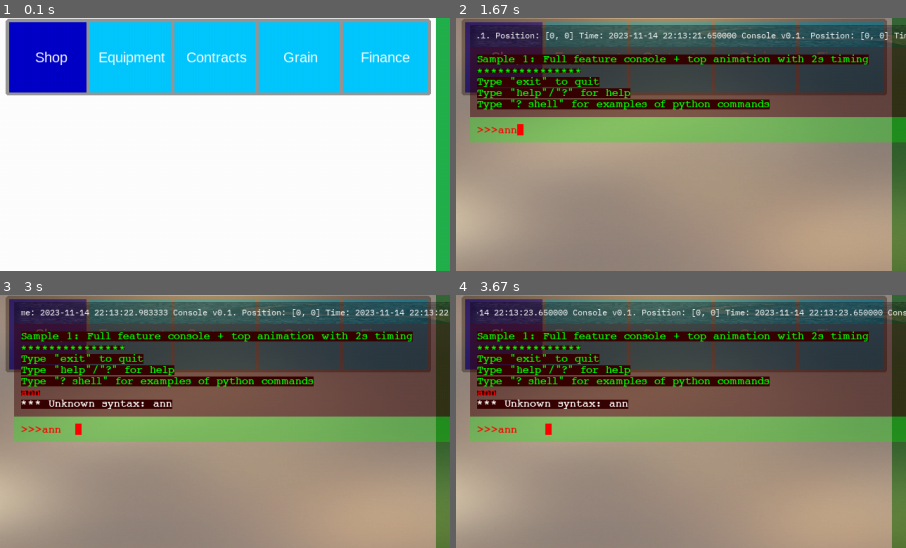
Above: before the commit, frames 1-4 (two rows, left to right).
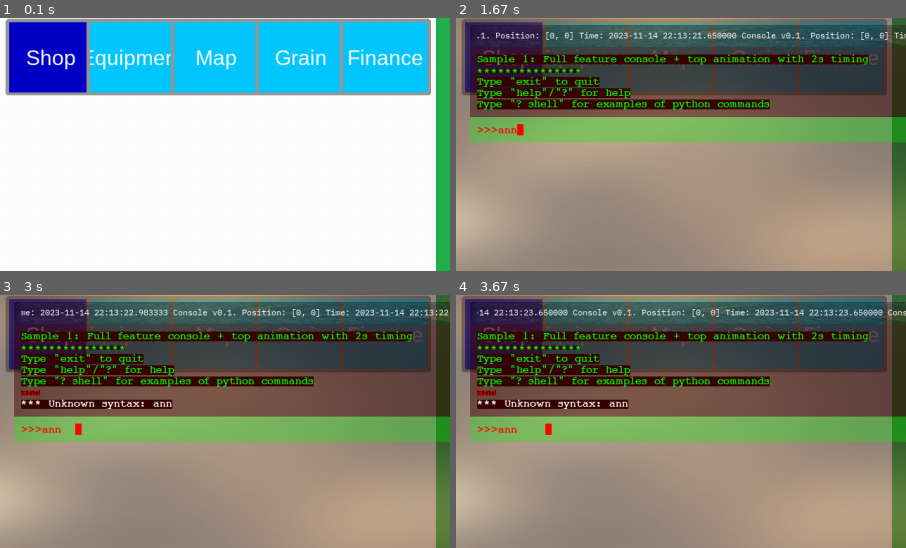
Above: after the commit, the same moments.

Repository: CaptainDeathead/Farm-CEO-ng
Game: pygame game, started from game/main.py
The game is run twice, just before and just after one commit, with the same random seed, the same clock (stepped at 60 frames per second) and the same inputs.
Inputs (mouse positions are % of the whole screen's width and height, from its top left):
- Up to frame 1 (0.1 s): no input
- Up to frame 2 (1.67 s): click (24, 8) at 0.38 s; click (6, 8) at 0.72 s; tap F1 at 1 s; type "ann" at 1.33 s
- Up to frame 3 (3 s): tap Enter at 1.67 s; hold Right 1.88-2.35 s; hold Up 2.43-2.73 s; tap Space at 2.5, 2.83 s; hold Right from 2.77 s (still down)
- Up to frame 4 (3.67 s): tap Space at 3.13, 3.33, 3.63 s; release Right at 3.23 s; hold Left from 3.27 s (still down)
The pictures show only the part of the screen within x 0-50%, y 0-50%; the shares and areas given below are measured in that part.

The runs differ from the first frame. In frame 1, 2.4% of the frame differs, in the area x 6-94%, y 12-21%; in frame 2, 0.3%; in frame 3, 0.3%; in frame 4, 0.3%.

Commit message:
map panning

Diff:
--- a/game/UI/navbar.py
+++ b/game/UI/navbar.py
@@ -17,11 +17,11 @@
 
         self.rendered_surface: pg.Surface = pg.Surface((rect.w, rect.h))
 
-        self.buttons: List[Button] = [Button(self.rendered_surface, 13, 6, 120, 100, (0, 200, 255), (0, 0, 200), (255, 255, 255), "Shop", 20, (0, 0, 0, 0), 0, 0, True),
-                                      Button(self.rendered_surface, 128, 6, 120, 100, (0, 200, 255), (0, 0, 200), (255, 255, 255), "Equipment", 20, (0, 0, 0, 0), 0, 0, True),
-                                      Button(self.rendered_surface, 248, 6, 120, 100, (0, 200, 255), (0, 0, 200), (255, 255, 255), "Contracts", 20, (0, 0, 0, 0), 0, 0, True),
-                                      Button(self.rendered_surface, 368, 6, 120, 100, (0, 200, 255), (0, 0, 200), (255, 255, 255), "Grain", 20, (0, 0, 0, 0), 0, 0, True),
-                                      Button(self.rendered_surface, 488, 6, 120, 100, (0, 200, 255), (0, 0, 200), (255, 255, 255), "Finance", 20, (0, 0, 0, 0), 0, 0, True)]
+        self.buttons: List[Button] = [Button(self.rendered_surface, 13, 6, 120, 100, (0, 200, 255), (0, 0, 200), (255, 255, 255), "Shop", 30, (0, 0, 0, 0), 0, 0, True),
+                                      Button(self.rendered_surface, 128, 6, 120, 100, (0, 200, 255), (0, 0, 200), (255, 255, 255), "Equipment", 30, (0, 0, 0, 0), 0, 0, True),
+                                      Button(self.rendered_surface, 248, 6, 120, 100, (0, 200, 255), (0, 0, 200), (255, 255, 255), "Map", 30, (0, 0, 0, 0), 0, 0, True),
+                                      Button(self.rendered_surface, 368, 6, 120, 100, (0, 200, 255), (0, 0, 200), (255, 255, 255), "Grain", 30, (0, 0, 0, 0), 0, 0, True),
+                                      Button(self.rendered_surface, 488, 6, 120, 100, (0, 200, 255), (0, 0, 200), (255, 255, 255), "Finance", 30, (0, 0, 0, 0), 0, 0, True)]
 
         self.selected_button: int = 0
         self.just_rebuilt: bool = False
--- a/game/data.py
+++ b/game/data.py
@@ -10,5 +10,12 @@
 
 # ---------- CONFIG ----------
 BUILD: bool = False
-SUPPORTED_PLATFORMS: Tuple[str] = ("android_x86_64", "android_v7a", "android_v8a", "Linux", "Windows")
-PLATFORM: str = "android_v8a"
+SUPPORTED_PLATFORMS: Tuple[str] = ("android_x86_64", "android_v7a", "arm64-v8a", "Linux", "Windows")
+PLATFORM: str = "arm64-v8a"
+BUILD_TYPE: str = "Devlopment"
+CONSOLE_BUILD: bool = True
+
+# ---------- ABOUT ----------
+GAME_NAME: str = "Farm CEO"
+GAME_VERSION: str = "0.1.0"
+CONTRIBUTORS: Tuple[str] = ("Slotho101", "TobyHall633", "Sean", "Yesn't", "Rascam")
--- a/game/events.py
+++ b/game/events.py
@@ -6,6 +6,7 @@
     def __init__(self) -> None:
         self.mouse_just_pressed: bool = False
         self.mouse_pos: Tuple[int, int] = pg.mouse.get_pos()
+        self.zoom_change: float = 0.0
 
     def process_events(self, events: List[pg.event.Event]) -> None:
         if self.mouse_just_pressed: self.mouse_just_pressed = False
@@ -19,3 +20,6 @@
 
             elif event.type == pg.MOUSEBUTTONDOWN:
                 if event.button == 1: self.mouse_just_pressed = True
+
+            elif event.type == pg.MOUSEWHEEL:
+                self.zoom_change = event.y
--- a/game/farm_ceo.py
+++ b/game/farm_ceo.py
@@ -13,25 +13,38 @@
 logging.basicConfig(level=logging.NOTSET)
 
 class Map:
-    def __init__(self, screen: pg.Surface, surface: pg.Surface) -> None:
+    def __init__(self, screen: pg.Surface, surface: pg.Surface, events: Events) -> None:
         self.screen: pg.Surface = screen
 
         self.SCREEN_WIDTH: int = self.screen.get_width()
         self.SCREEN_HEIGHT: int = self.screen.get_height()
 
-        self.surface: pg.Surface = surface
+        self.events: Events = events
+        self.original_surface: pg.Surface = surface
+        self.surface: pg.Surface = self.original_surface
         self.rect = self.surface.get_rect()
+        self.zoom: float = 1.0
+
         self._fit_image()
 
         self.x: int = PANEL_WIDTH
         self.y: int = 0
 
     def _fit_image(self) -> None:
-        scale = (self.SCREEN_WIDTH - PANEL_WIDTH) / self.rect.w
-        self.surface = pg.transform.scale(self.surface, (self.rect.w * scale, self.rect.h * scale))
+        scale = (self.SCREEN_WIDTH - PANEL_WIDTH) / self.rect.w * self.zoom
+        self.surface = pg.transform.scale(self.original_surface, (self.rect.w * scale, self.rect.h * scale))
         self.rect = self.surface.get_rect()
 
     def render(self) -> None:
+        if self.events.zoom_change != (0, 0):
+            factor = self.zoom / 1.0
+
+            self.zoom += self.events.zoom_change * factor / 30
+            self.zoom = min(max(1.0, self.zoom), 3.0)
+
+            self.events.zoom_change = 0.0
+            self._fit_image()
+
         self.screen.blit(self.surface, (self.x, self.y))
 
 class FarmCEO:
@@ -46,7 +59,7 @@
         self.clock: pg.time.Clock = clock
         self.events: Events = events
 
-        self.map: Map = Map(self.screen, self.RESOURCE_MANAGER.load_image("map.png", (self.WIDTH, self.HEIGHT))) # map estimated to be almost screen size
+        self.map: Map = Map(self.screen, self.RESOURCE_MANAGER.load_image("map.png", (self.WIDTH, self.HEIGHT)), self.events) # map estimated to be almost screen size
 
         self.panel: Panel = Panel(self.screen, events)
 
--- a/game/main.py
+++ b/game/main.py
@@ -3,14 +3,22 @@
 from events import Events
 from farm_ceo import FarmCEO
 
-from console import PygameConsole
+from data import *
+
+if CONSOLE_BUILD: from console import PygameConsole
 
 pg.init()
+
+class SpoofedConsole:
+    def update(self) -> None:
+        return
 
 class Window:
     PYGAME_INFO: any = pg.display.Info()
     WIDTH: int = PYGAME_INFO.current_w
     HEIGHT: int = PYGAME_INFO.current_h
+
+    TITLE: str = f"{GAME_NAME} ({BUILD_TYPE}) | Build: {BUILD} | Platform: {PLATFORM} | Version: v{GAME_VERSION}"
 
     FPS: int = 60
 
@@ -21,10 +29,11 @@
 
         self.farm_ceo: FarmCEO = FarmCEO(self.screen, self.clock, self.events)
 
-        self.console: PygameConsole = PygameConsole(self, self.screen)
+        if CONSOLE_BUILD: self.console: PygameConsole = PygameConsole(self, self.screen)
+        else: self.console: SpoofedConsole = SpoofedConsole
 
     def main(self) -> None:
-        pg.display.set_caption("Farm CEO - Development | Platform: Linux | Build: False")
+        pg.display.set_caption(self.TITLE)
         while 1:
             events = pg.event.get()
             self.events.process_events(events)
Not shown, added: game/bin/farmceo-0.1-arm64-v8a-debug.apk
Not shown, changed: game/buildozer.spec
